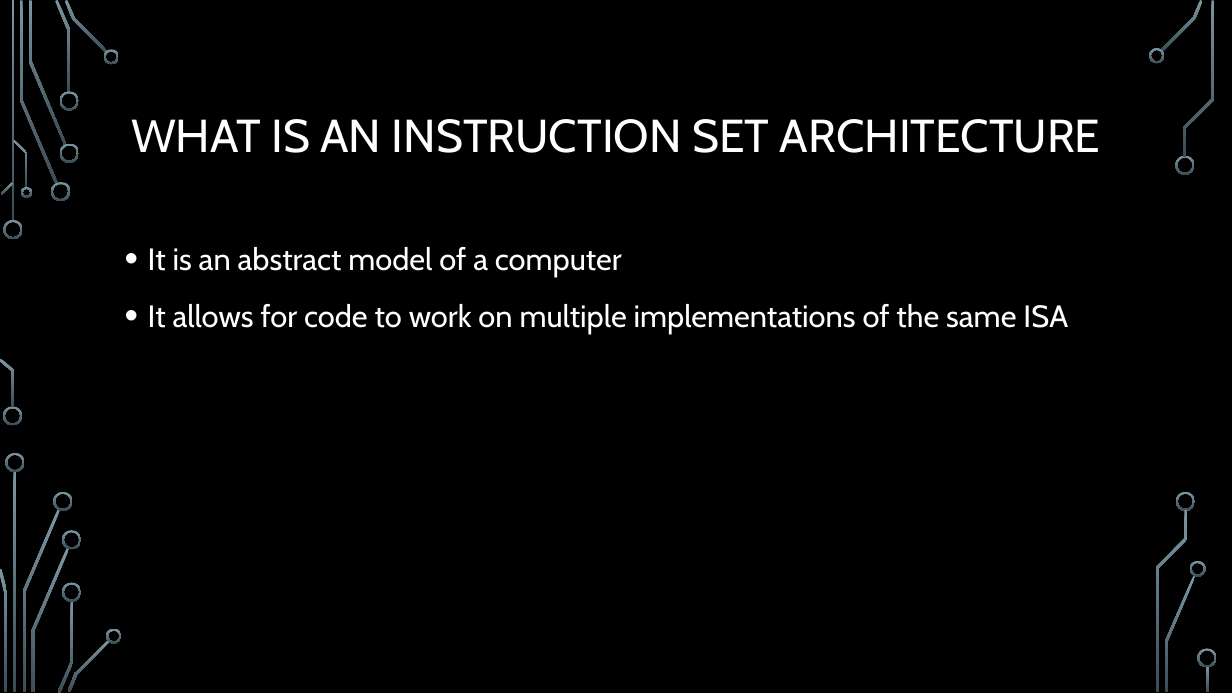
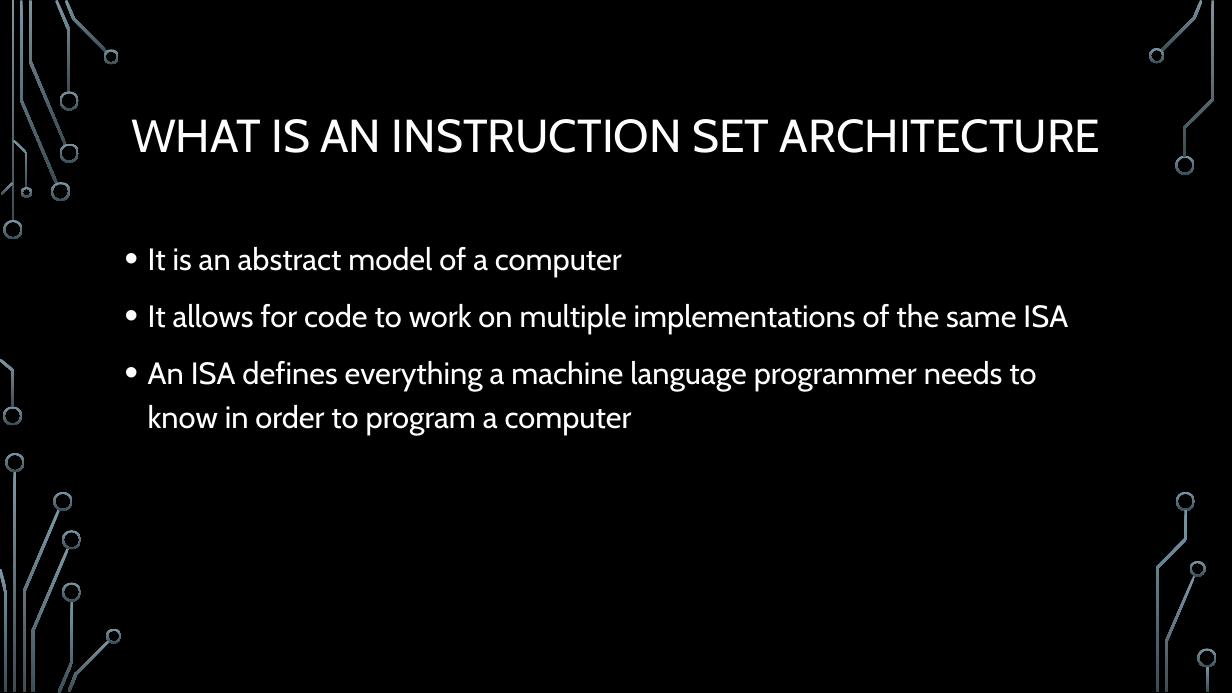
Before and after one commit to ErrkO/CSCI4800, a slide deck: slide 3 of Instruction Set Architecture.pptx. Drawn at 1232x693 pixels with LibreOffice and Linux fonts; fonts in the diff are those of the drawing; background and template pictures are left out. Boxes give left, top, right and bottom in pixels: in the first picture for what was removed or moved away, otherwise in the second. Text is boxed around its words. In the diff, an @@ line names an element or a change of style, - is before the commit and + after.

```diff
--- a/Instruction Set Architecture.pptx
+++ b/Instruction Set Architecture.pptx
@@ text at bbox=[148, 361, 1036, 435]: paragraph added @@
+• An ISA defines everything a machine language programmer needs to know in order to program a computer
```
Also in this commit, not shown: 8 slides added, 11 other files.
